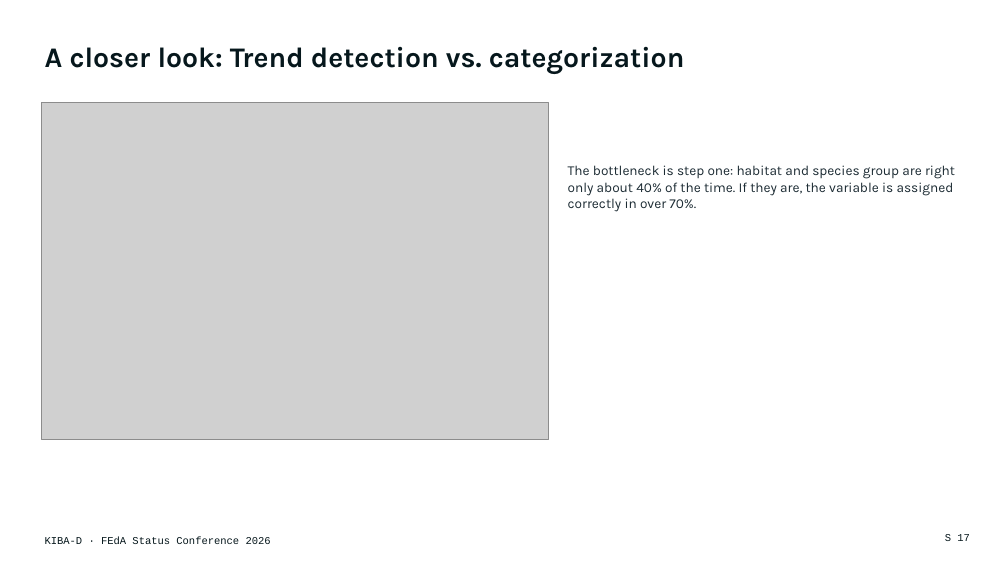
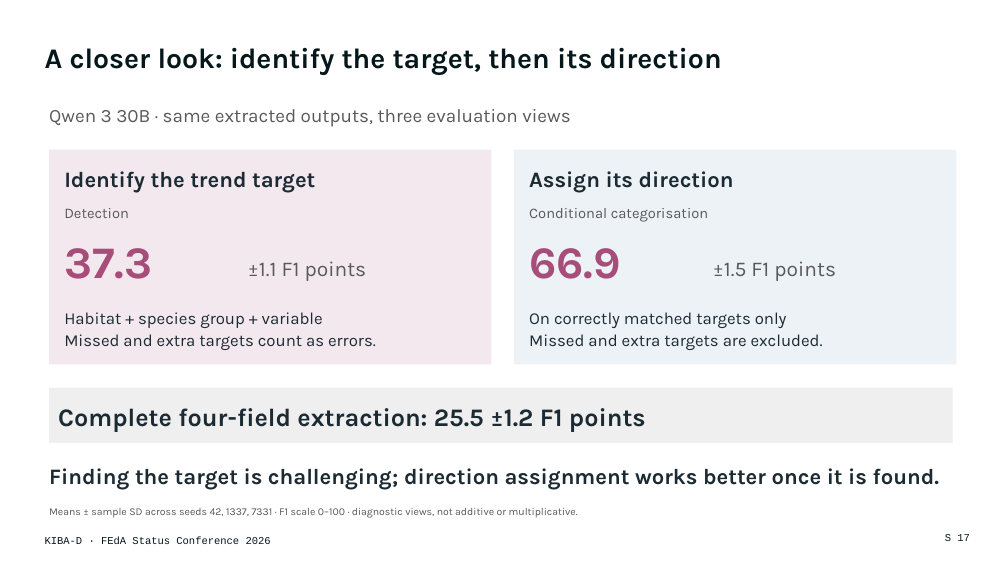
Before and after one commit to DFKI-NLP/kibad-llm, a slide deck: slide 17 of presentations/2026_feda_status_conference/KIBA-D_FEdA2026_Keynote.pptx. Drawn at 1008x567 pixels with LibreOffice and Linux fonts; fonts in the diff are those of the drawing; grey boxes stand for pictures. Boxes give left, top, right and bottom in pixels: in the first picture for what was removed or moved away, otherwise in the second. Text is boxed around its words. In the diff, an @@ line names an element or a change of style, - is before the commit and + after.

```diff
--- a/presentations/2026_feda_status_conference/KIBA-D_FEdA2026_Keynote.pptx
+++ b/presentations/2026_feda_status_conference/KIBA-D_FEdA2026_Keynote.pptx
@@ title at bbox=[45, 48, 722, 75]: text changed @@
-A closer look: Trend detection vs. categorization
+A closer look: identify the target, then its direction
@@ picture removed at bbox=[42, 102, 548, 440] @@
@@ text added at bbox=[49, 109, 570, 127], 18 pt, text #595959 @@
+Qwen 3 30B · same extracted outputs, three evaluation views
@@ rectangle added at bbox=[49, 150, 492, 364], fill #F4E8EF @@
@@ text added at bbox=[64, 171, 315, 193], 21 pt, text #1C2B33, bold @@
+Identify the trend target
@@ rectangle added at bbox=[514, 150, 957, 364], fill #EDF2F7 @@
@@ text added at bbox=[529, 171, 734, 193], 21 pt, text #1C2B33, bold @@
+Assign its direction
@@ text removed at bbox=[568, 165, 955, 212] @@
-The bottleneck is step one: habitat and species group are right only about 40% of the time. If they are, the variable is assigned correctly in over 70%.
@@ text added at bbox=[64, 208, 129, 218], 14 pt, text #595959 @@
+Detection
@@ text added at bbox=[529, 208, 708, 222], 14 pt, text #595959 @@
+Conditional categorisation
@@ text added at bbox=[64, 248, 152, 279], 43 pt, text #A64D79, bold @@
+37.3
@@ text added at bbox=[248, 261, 367, 281], 20 pt, text #595959 @@
+±1.1 F1 points
@@ text added at bbox=[529, 248, 621, 279], 43 pt, text #A64D79, bold @@
+66.9
@@ text added at bbox=[713, 261, 836, 281], 20 pt, text #595959 @@
+±1.5 F1 points
@@ text added at bbox=[64, 312, 376, 350], 16 pt, text #1C2B33 @@
+Habitat + species group + variable
+Missed and extra targets count as errors.
@@ text added at bbox=[529, 312, 823, 350], 16 pt, text #1C2B33 @@
+On correctly matched targets only
+Missed and extra targets are excluded.
@@ rectangle added at bbox=[49, 388, 953, 443], fill #EFEFEF, 24 pt, text #1C2B33, bold @@
+Complete four-field extraction: 25.5 ±1.2 F1 points
@@ text added at bbox=[49, 468, 939, 490], 21 pt, text #1C2B33, bold @@
+Finding the target is challenging; direction assignment works better once it is found.
@@ text added at bbox=[49, 508, 578, 518], 10 pt, text #595959 @@
+Means ± sample SD across seeds 42, 1337, 7331 · F1 scale 0–100 · diagnostic views, not additive or multiplicative.
```
Also in this commit, not shown: 11 other slides changed, 6 slides added, 5 slides removed, 2 other files.
